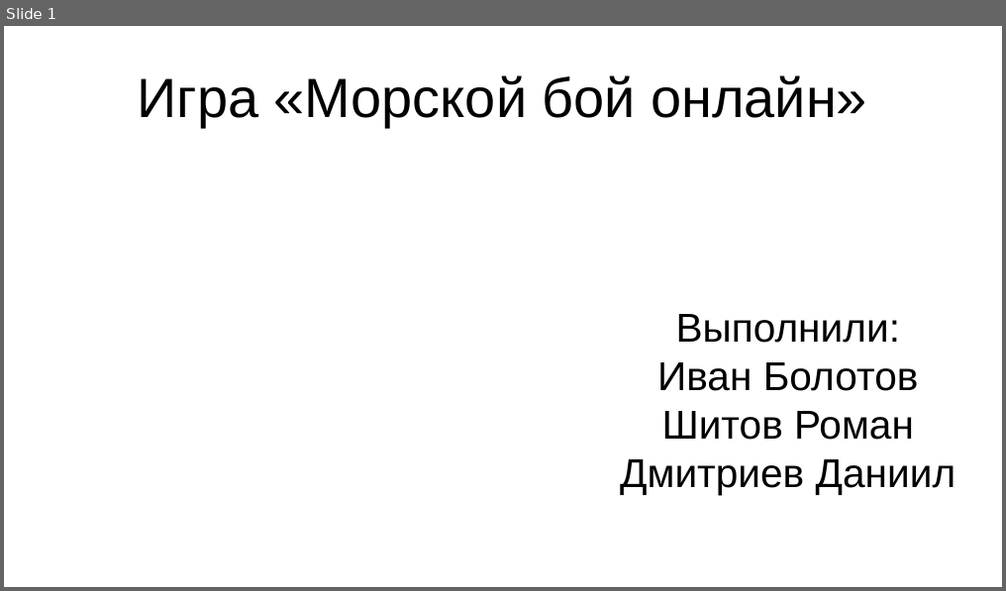
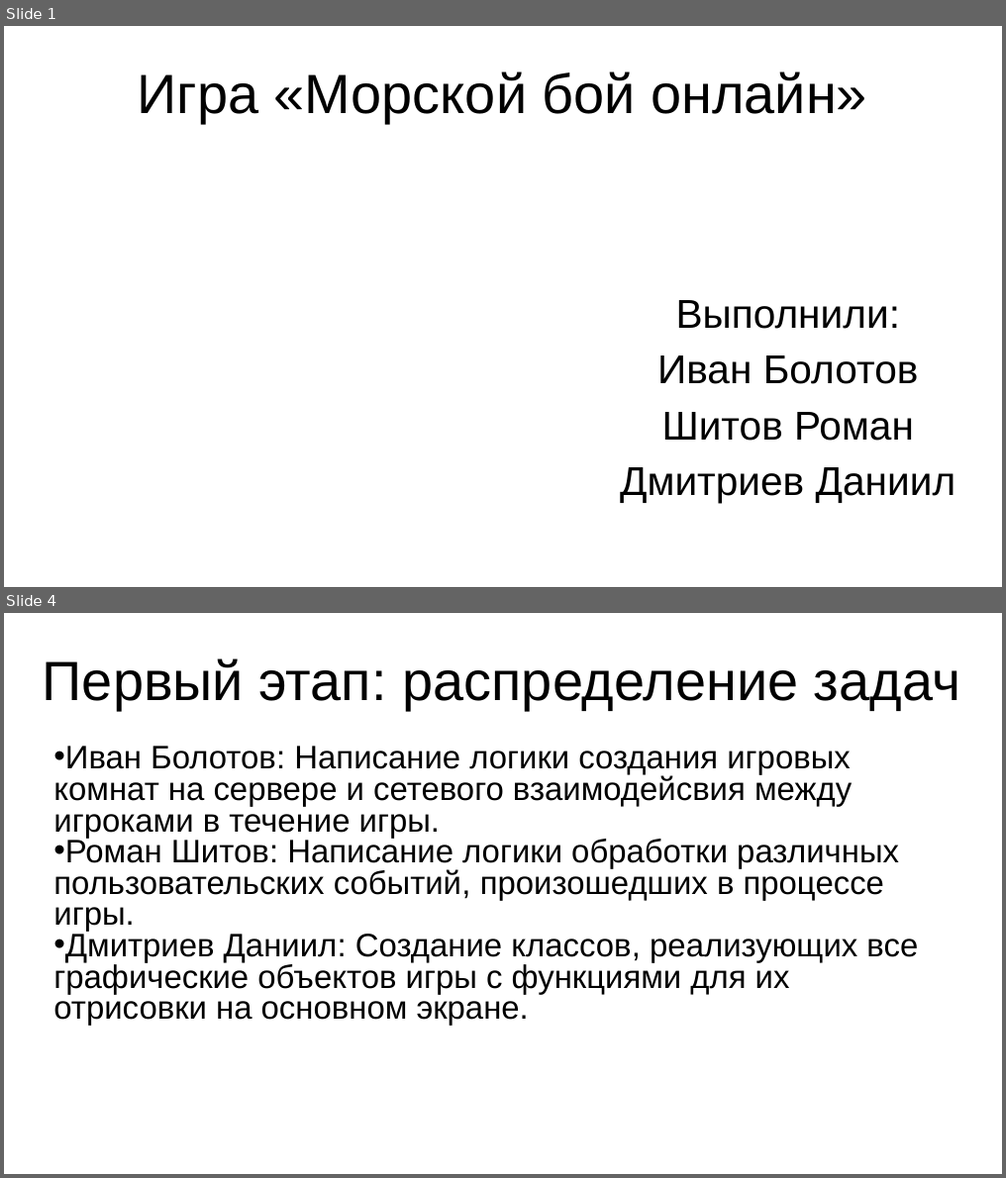
Before and after one commit to Ivan-Bolotov/PygameProject, a slide deck: Презентация.pptx. Shown one above the other, each under a label of ours: slide 1 before the commit, slides 1 and 4 after it; the slides between them are not shown. The pictures are 1006x591 and 1006x1178 pixels, drawn with LibreOffice and Linux fonts; fonts in the diff are those of the drawing. Boxes give left, top, right and bottom in pixels: in the first picture for what was removed or moved away, otherwise in the second. Text is boxed around its words. In the diff, an @@ line names an element or a change of style, - is before the commit and + after.

```diff
--- a/Презентация.pptx
+++ b/Презентация.pptx
@@ slide 4 added at (4,613,1002,1174), background #FFFFFF @@
@@ title added at (43,659,960,709), 44 pt, text #000000 @@
+Первый этап: распределение задач
@@ text added at (54,746,918,1026), 25.9 pt, text #000000 @@
+• Иван Болотов: Написание логики создания игровых комнат на сервере и сетевого взаимодейсвия между игроками в течение игры.
+• Роман Шитов: Написание логики обработки различных пользовательских событий, произошедших в процессе игры.
+• Дмитриев Даниил: Создание классов, реализующих все графические объектов игры с функциями для их отрисовки на основном экране.
@@ slide 1 changed as well @@
@@ title "Игра «Морской бой онлайн»" at (138,72,867,122): line spacing 1 to 0.9 @@
@@ subtitle "Выполнили:" at (620,300,956,503): indent changed; line spacing 1 to 0.9; more space between paragraphs @@
```
Also in this commit, not shown: 6 other slides added, 1 other file.
